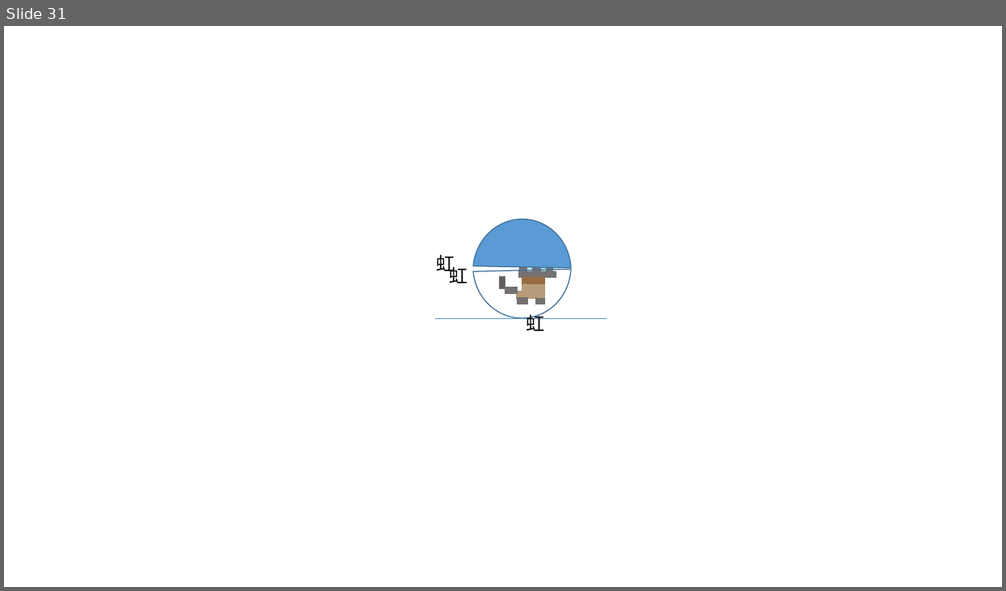
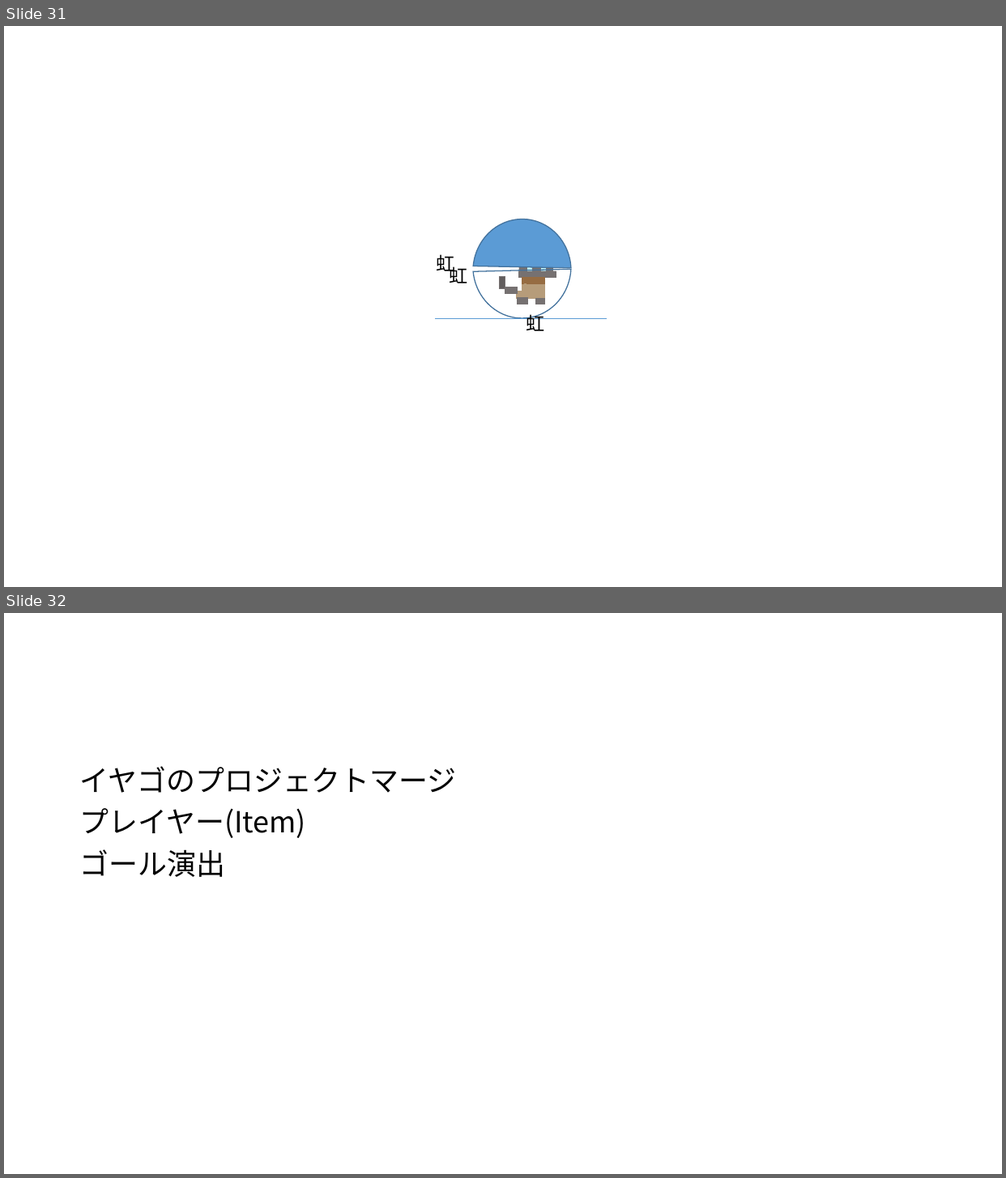
Before and after one commit to teramoti/YakinikuTabetai, a slide deck: 企画書もどき.pptx. Shown one above the other, each under a label of ours: slide 31 before the commit, slides 31 and 32 after it. The pictures are 1006x591 and 1006x1178 pixels, drawn with LibreOffice and Linux fonts; fonts in the diff are those of the drawing. Boxes give left, top, right and bottom in pixels: in the first picture for what was removed or moved away, otherwise in the second. Text is boxed around its words. In the diff, an @@ line names an element or a change of style, - is before the commit and + after.

```diff
--- a/企画書もどき.pptx
+++ b/企画書もどき.pptx
@@ slide 32 added at [4, 613, 1002, 1174], background #FFFFFF @@
@@ text added at [80, 766, 457, 877], 28 pt, text #000000 @@
+イヤゴのプロジェクトマージ
+プレイヤー(Item)
+ゴール演出
```
Also in this commit, not shown: 1 slide changed, 17 other files.
